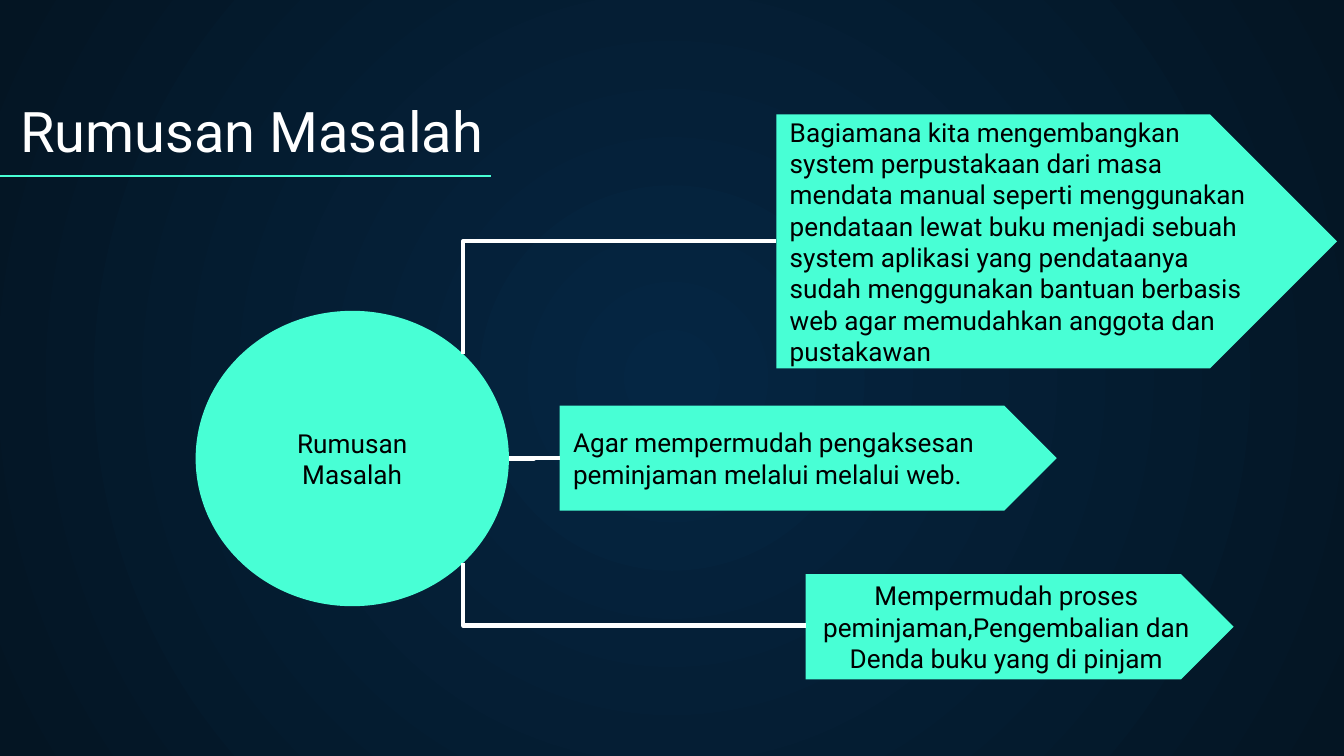
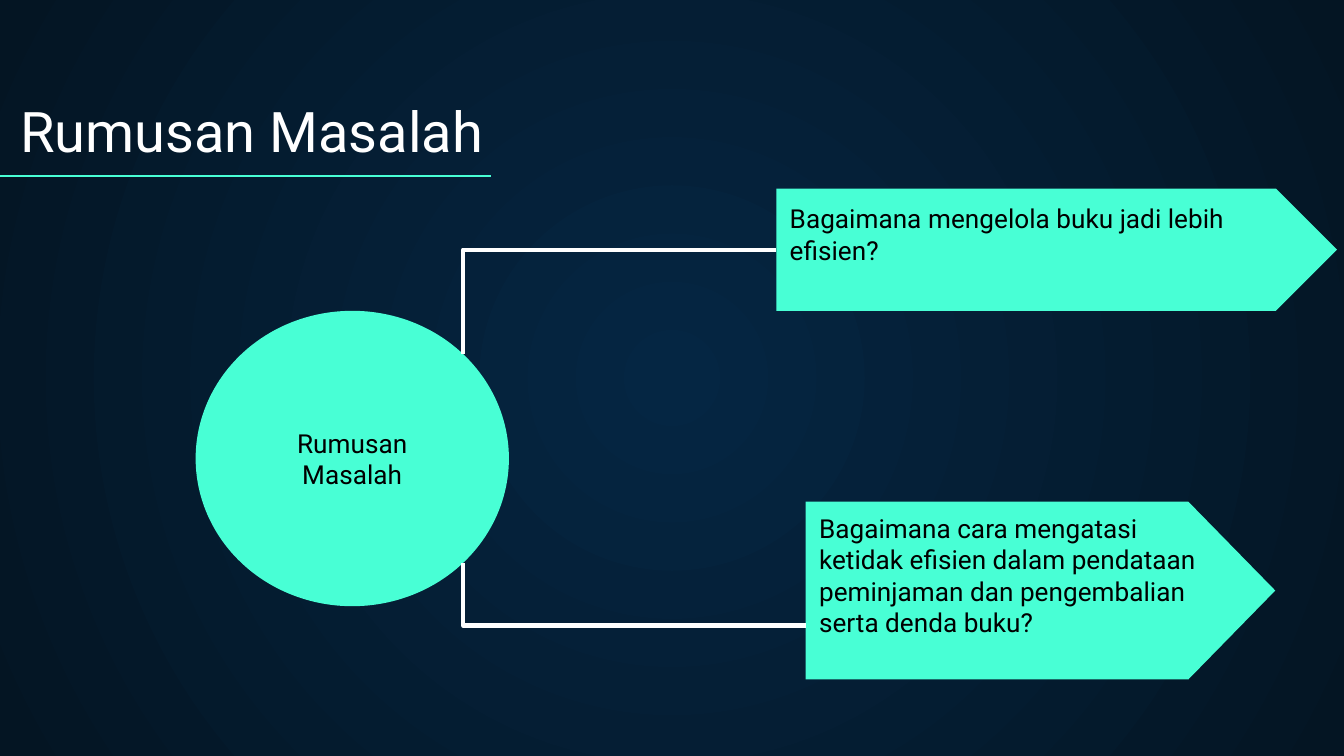
Before and after one commit to sahrul1610/proyek_2, a slide deck: slide 4 of document/UAS PPT.pptx. Drawn at 1344x756 pixels with LibreOffice and Linux fonts; fonts in the diff are those of the drawing. Boxes give left, top, right and bottom in pixels: in the first picture for what was removed or moved away, otherwise in the second. Text is boxed around its words. In the diff, an @@ line names an element or a change of style, - is before the commit and + after.

```diff
--- a/document/UAS PPT.pptx
+++ b/document/UAS PPT.pptx
@@ pentagon arrow "Bagaimana mengelola buku jadi lebih ...": place and size @@
-pentagon arrow "Bagaimana mengelola buku jadi lebih ..." at [777,114,1337,368]
+pentagon arrow "Bagaimana mengelola buku jadi lebih ..." at [777,188,1337,310]
@@ text in pentagon arrow at [790,208,1224,261]: text changed @@
-Bagiamana kita mengembangkan system perpustakaan dari masa mendata manual seperti menggunakan pendataan lewat buku menjadi sebuah system aplikasi yang pendataanya sudah menggunakan bantuan berbasis web agar memudahkan anggota dan pustakawan
+Bagaimana mengelola buku jadi lebih efisien?
@@ elbow line moved from (464, 353) - (777, 242) to (464, 353) - (777, 250) @@
@@ pentagon arrow removed at [559,406,1056,511] @@
-Agar mempermudah pengaksesan peminjaman melalui melalui web.r
@@ elbow line removed from (509, 458) to (559, 458) @@
@@ pentagon arrow "Bagaimana cara mengatasi ketidak efisien ...": place and size @@
-pentagon arrow "Bagaimana cara mengatasi ketidak efisien ..." at [805,574,1232,679]
+pentagon arrow "Bagaimana cara mengatasi ketidak efisien ..." at [805,501,1274,679]
@@ pentagon arrow "Bagaimana cara mengatasi ketidak efisien ..." at [805,501,1274,679]: proportions changed @@
@@ text in pentagon arrow at [819,519,1195,633]: text changed @@
-Mempermudah proses peminjaman,Pengembalian dan Denda buku yang di pinjam
+    Bagaimana cara mengatasi ketidak efisien dalam pendataan peminjaman dan pengembalian serta denda buku?
```
Also in this commit, not shown: 2 other slides changed, 15 slides added, 2 slides removed, 20 other files.
